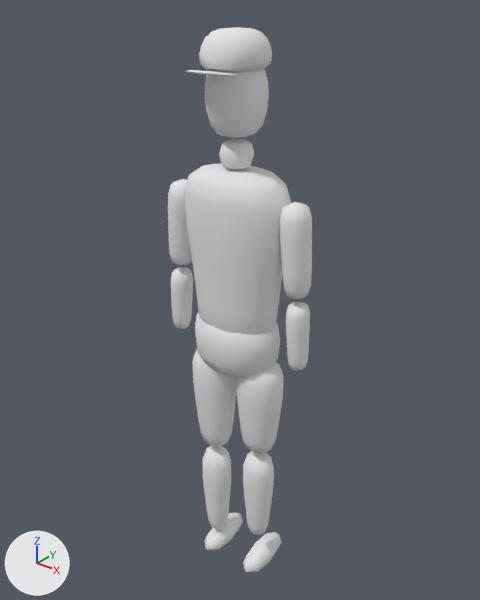
One commit to the glTF model frontend/public/world/assets/crowd-figure.glb: the scene before it, then after it.
Rendered twice from a 50 mm lens placed at (1.1, -1.359, 1.87), pointed at (-0.028, 0.05, 0.997). Lighting does not change. The marker at lower left points along +X, +Y and +Z. The older version comes first. Where no turn or scale is listed for an object, it has been applied to the vertices.

The first picture shows 'crowd'.
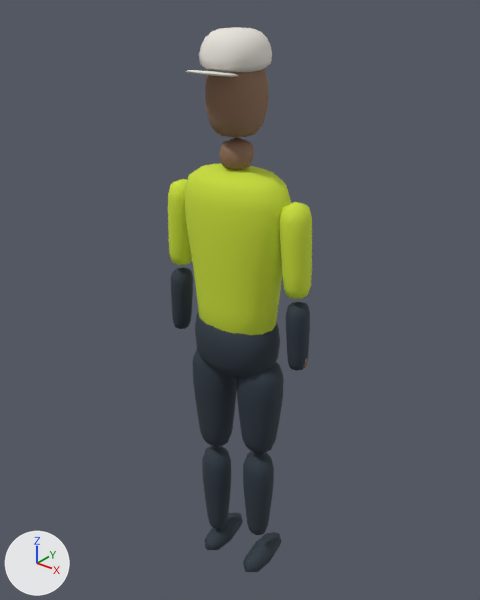
What differs and where, as boxes (x1, y1, x2, y2) in the pictures (480 x 600 px):
part 1 of me_mesh, recoloured (darker): (171, 267, 310, 572) in both
part 2 of me_mesh, recoloured (darker): (168, 164, 312, 335) in both
part 3 of me_mesh, recoloured: (205, 69, 307, 369) in both
part 4 of me_mesh, edited (looks the same): (185, 27, 272, 77) in both

What changed in the scene script:
```text
Change me_mesh:
    where me_mesh.from_pydata(...)  # 1596 vertices, 3120 faces; spans x -0.24..0.24, y -0.14..0.15, z -0.88..0.88
    used by ob_crowd; location = (0.0, 0.0, 0.884)
    me_mesh part 1: 1600 faces centred in x -0.24..0.24, y -0.1..0.13, z -0.87..0.18 are repainted in the vertex colours; the middle colour goes from white #e7e7e7 to dark blue #2a3540
    me_mesh part 2: 736 faces centred in x -0.24..0.24, y -0.1..0.1, z 0.04..0.52 are repainted in the vertex colours; the middle colour goes from white #e7e7e7 to yellow #cbe035
    me_mesh part 3: 512 faces centred in x -0.24..0.24, y -0.08..0.09, z -0.01..0.8 are repainted in the vertex colours; the middle colour goes from white #e7e7e7 to brown #8a6a53
    me_mesh part 4: 272 faces centred in x -0.09..0.09, y -0.14..0.09, z 0.77..0.87 are repainted in the vertex colours; the middle colour goes from white #e7e7e7 to white #e8e4dc
```
